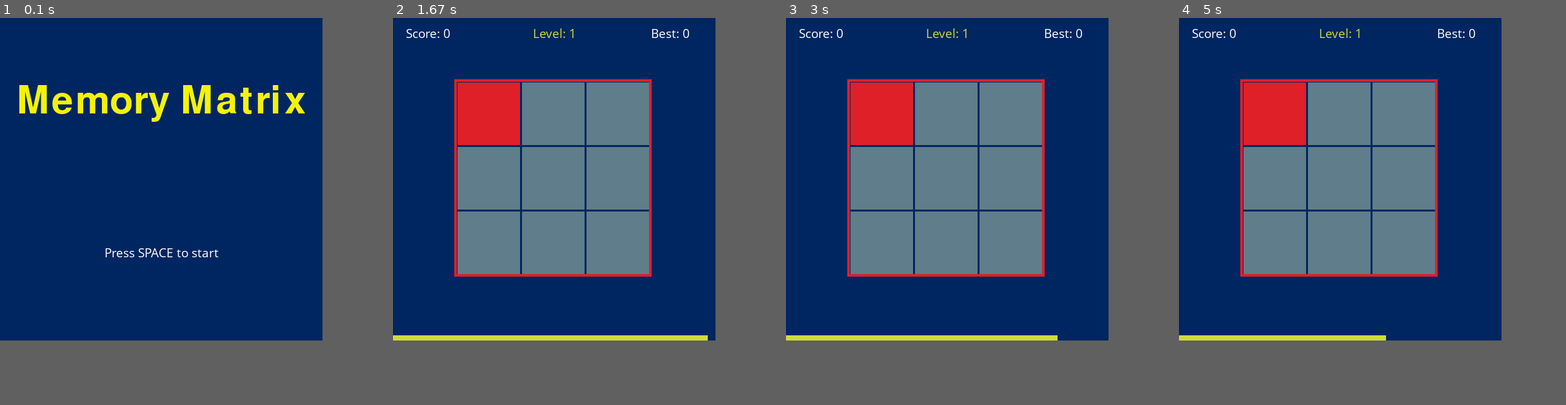
Above: before the commit, frames 1-4 (left to right).
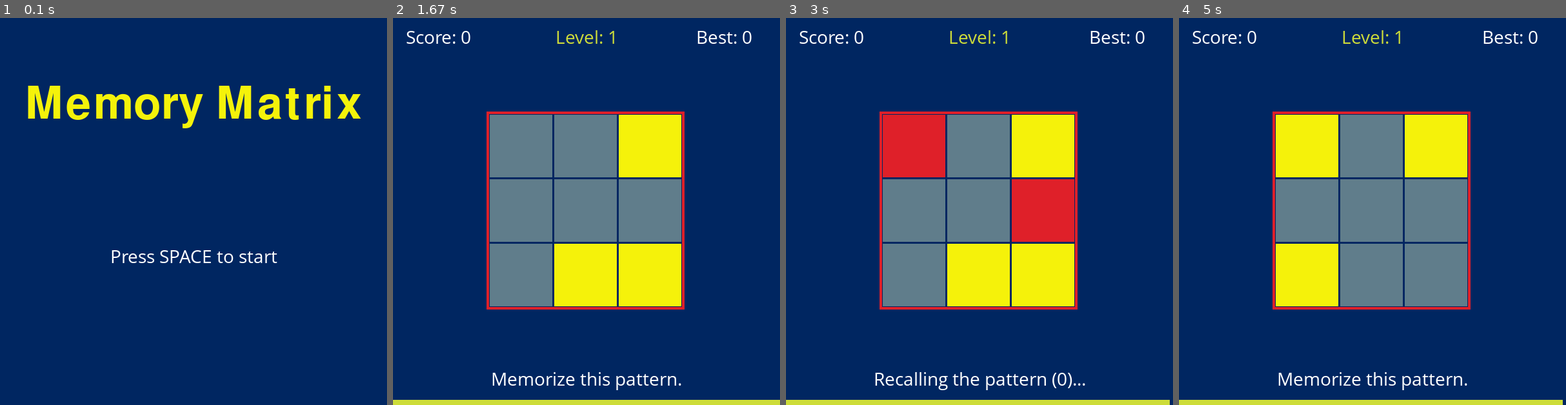
Above: after the commit, the same moments.

Repository: IndieCoderMM/MemoryMatrix-Pygame
Game: pygame game, started from memtrix.py
Two runs of this game, one before a commit and one after it. Both use one fixed random seed, a clock stepped at 60 frames per second and the inputs below.
Inputs (mouse positions are in pixels of both pictures, inside the frame that each line leads up to):
- Up to frame 1 (0.1 s): no input
- Up to frame 2 (1.67 s): tap Space at 0.33 s; click (493, 134) at 1.22 s
- Up to frame 3 (3 s): click (1056, 180) at 2.18 s; move the mouse to (1018, 292) at 2.5 s; click (1018, 292) at 2.67 s
- Up to frame 4 (5 s): no input
The window is 500x500 before the commit and 600x600 after it. Grey fills any space a smaller window leaves; there, only what the larger window draws over its background counts as a difference.

The runs differ from the first frame. In frame 1, 4.2% of the frame differs, in the area x 5-94%, y 17-64%; in frame 2, 25%; in frame 3, 28%, in the area x 0-100%, y 2-100%; in frame 4, 26%.

Commit message:
Levels & status added.

Diff:
--- a/memtrix.py
+++ b/memtrix.py
@@ -2,12 +2,12 @@
 import random
 import time
 
-WIDTH = 500
-HEIGHT = 500
-FONTSIZE = 20
-SHOWTIME = 500
-SHRINKAGE = 7
-TIMER = 10
+WIDTH = 600
+HEIGHT = 600
+FONTSIZE = 30
+SHOWTIME = 1000
+SHRINKAGE = 9
+TIMER = 60
 FPS = 30
 
 WHITE = (255, 255, 255)
@@ -79,7 +79,7 @@
 	win.fill(BLUE)
 	drawText(f'Score: {score}', 20, 10, WHITE)
 	drawText(f'Level: {level-2}', 'center', 10, LIME)
-	drawText(f'Best: {hi_score}', WIDTH-100, 10, WHITE)
+	drawText(f'Best: {hi_score}', WIDTH-130, 10, WHITE)
 	# Drawing Table
 	for row in range(level):
 		for col in range(level):
@@ -88,7 +88,7 @@
 	# Drawing border
 	board_size = tile_size * level
 	left, top = getLeftTop(0, 0)
-	pygame.draw.rect(win, RED, (left-5, top-5, board_size+6, board_size+6), 4)
+	pygame.draw.rect(win, RED, (left-5, top-5, board_size+7, board_size+7), 4)
 	# Drawing timer
 	time_ratio = timestamp['timer'] / TIMER		# e.g. if 30 / 60, length will be half of screen
 	pygame.draw.rect(win, LIME, (0, HEIGHT-8, int(WIDTH*(1-time_ratio)), 8))
@@ -166,6 +166,7 @@
 				lightUp(row, col, YELLOW)
 			else:
 				lightUp(row, col, RED)
+		drawText(f'Recalling the pattern ({len(new_pattern)-len(input_pattern)})...', 'center', HEIGHT-60, WHITE)
 		pygame.display.update()
 		# Checking if input sequence completed
 		if len(input_pattern) == len(new_pattern):
@@ -174,20 +175,22 @@
 			# Displaying the correct pattern (& wrong ones)
 			for (row, col) in new_pattern:
 				lightUp(row, col, YELLOW)
-			pygame.display.update()
-			pygame.time.wait(SHOWTIME)
 			# Checking patterns
 			if sorted(input_pattern) == sorted(new_pattern):
-				score += 1
+				score += level-2
 				if score > hi_score:
 					hi_score = score
-				if level < 6:
+				if level < 8:
 					level += 1
 					tile_size = int(tile_size - tile_size / SHRINKAGE)
 			else:
 				if level > 3:
+					if score > 0:
+						score -= 1
 					level -= 1
 					tile_size = int(tile_size + tile_size / SHRINKAGE)
+			pygame.display.update()
+			pygame.time.wait(SHOWTIME)
 	# if not waiting then display new pattern
 	elif not waiting_input and not timer_up:
 		timer_paused = True
@@ -200,6 +203,7 @@
 		new_pattern = generatePattern()
 		for (row, col) in new_pattern:
 			lightUp(row, col, YELLOW)
+		drawText('Memorize this pattern.', 'center', HEIGHT-60, WHITE)
 		pygame.display.update()
 		pygame.time.wait(SHOWTIME)
 		waiting_input = True
